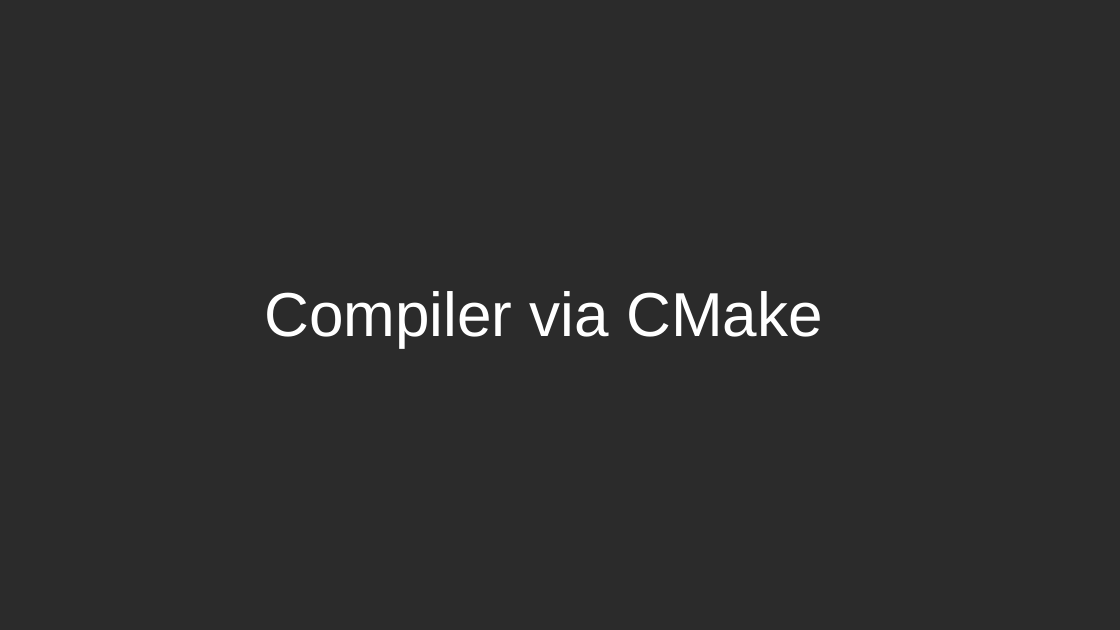
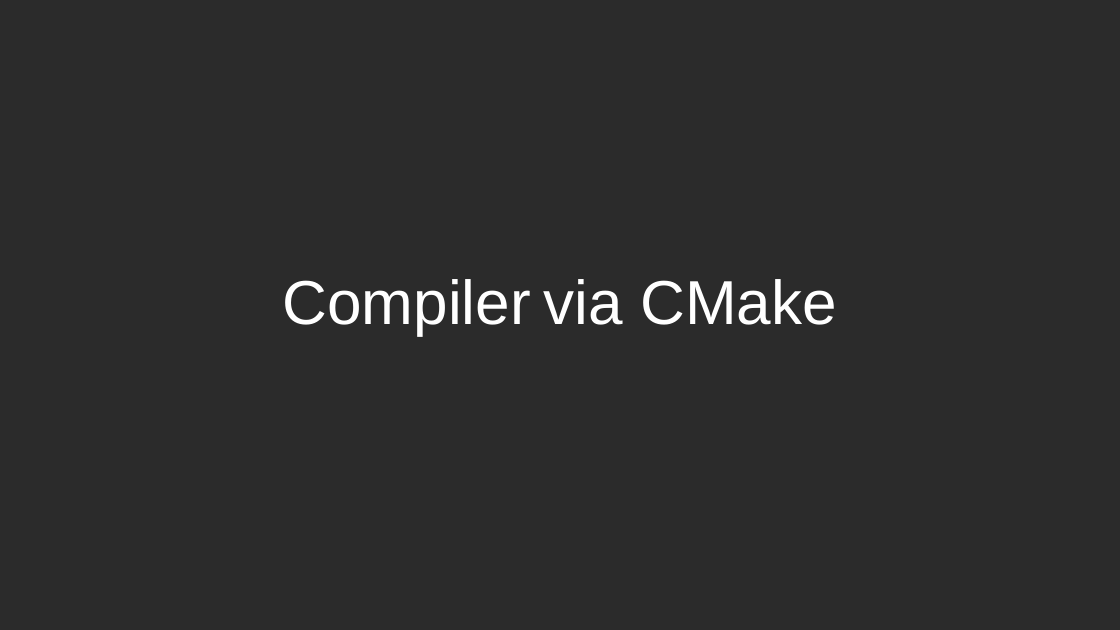
Before and after one commit to joeBlinx/Presentation_CMake, a slide deck: slide 6 of Presentation_CMake.odp (slide 5 before the commit). Drawn at 1120x630 pixels with LibreOffice and Linux fonts; fonts in the diff are those of the drawing; background and template pictures are left out; a plain dark background stands for a picture behind light text. Boxes give left, top, right and bottom in pixels: in the first picture for what was removed or moved away, otherwise in the second. Text is boxed around its words. In the diff, an @@ line names an element or a change of style, - is before the commit and + after.

```diff
--- a/Presentation_CMake.odp
+++ b/Presentation_CMake.odp
@@ subtitle "Compiler via CMake" rewrapped from <box>264,291,823,348</box> to <box>283,279,837,336</box> @@
```
Also in this commit, not shown: 2 other slides changed, 8 slides added, 2 other files.
